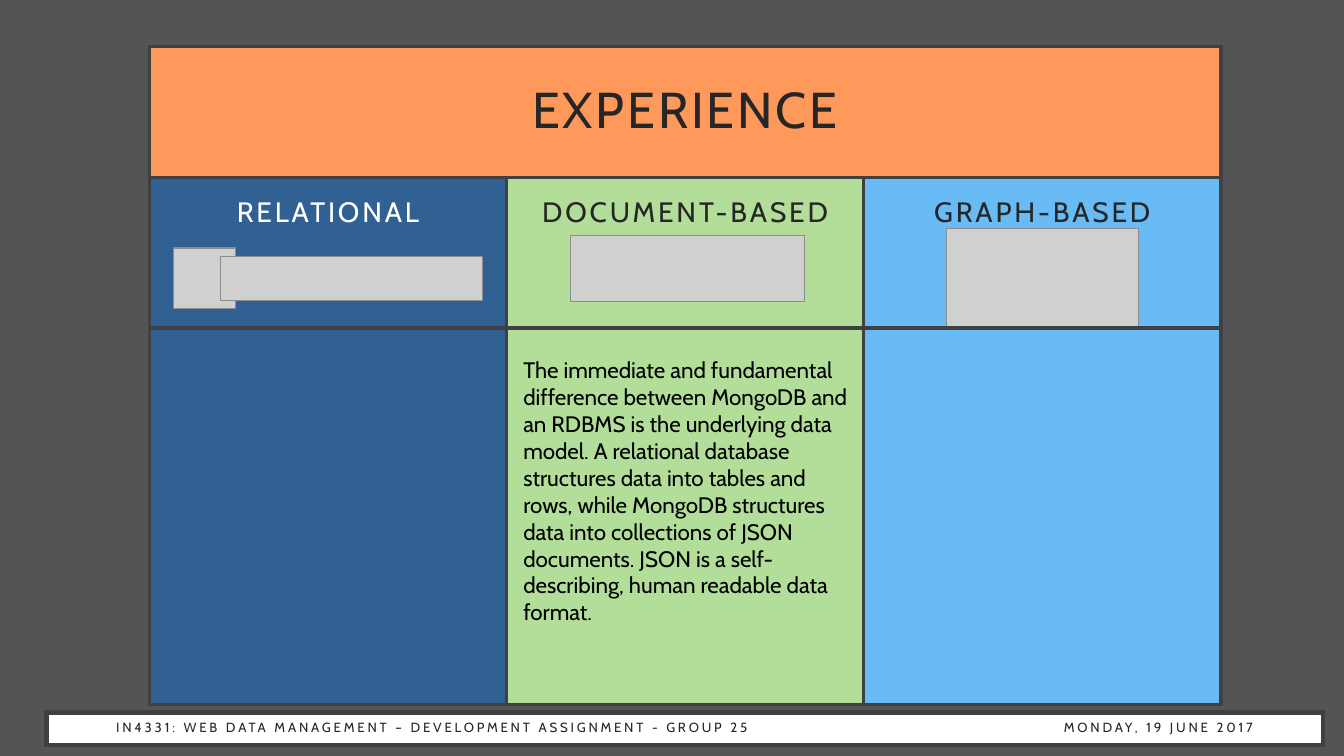
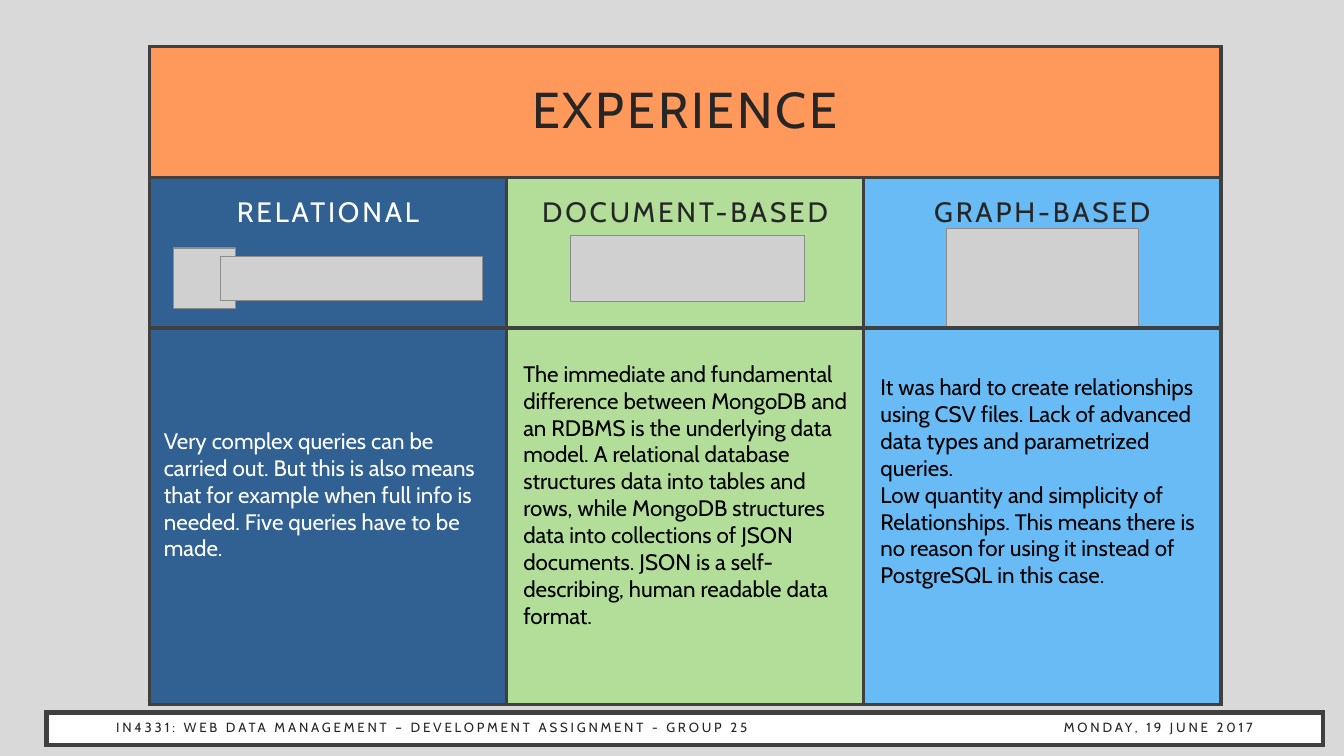
Before and after one commit to gatou92/WebDataManagement, a slide deck: slide 9 of presentation/presentation.pptx (slide 8 before the commit). Drawn at 1344x756 pixels with LibreOffice and Linux fonts; fonts in the diff are those of the drawing; grey boxes stand for pictures. Boxes give left, top, right and bottom in pixels: in the first picture for what was removed or moved away, otherwise in the second. Text is boxed around its words. In the diff, an @@ line names an element or a change of style, - is before the commit and + after.

```diff
--- a/presentation/presentation.pptx
+++ b/presentation/presentation.pptx
@@ background #545454 to #D9D9D9 @@
@@ text "The immediate and fundamental difference ...": place and size @@
-text "The immediate and fundamental difference ..." at <box>523,361,848,621</box>
+text "The immediate and fundamental difference ..." at <box>523,365,848,625</box>
@@ text added at <box>880,378,1195,589</box>, 16 pt, text #000000 @@
+It was hard to create relationships using CSV files. Lack of advanced data types and parametrized queries.
+Low quantity and simplicity of Relationships. This means there is no reason for using it instead of PostgreSQL in this case.
@@ text added at <box>164,432,474,556</box>, 16 pt, text #FFFFFF @@
+Very complex queries can be carried out. But this is also means that for example when full info is needed. Five queries have to be made.
```
Also in this commit, not shown: 8 other slides changed, 1 slide added.
